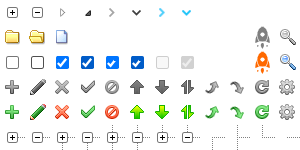
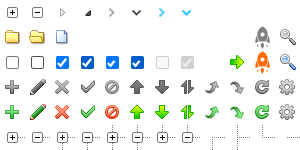
Layer changes from the first 300×150 image to the second:
added layer "箭头上1 副本 2" above "箭头上1" over 230, 55, 244, 69
